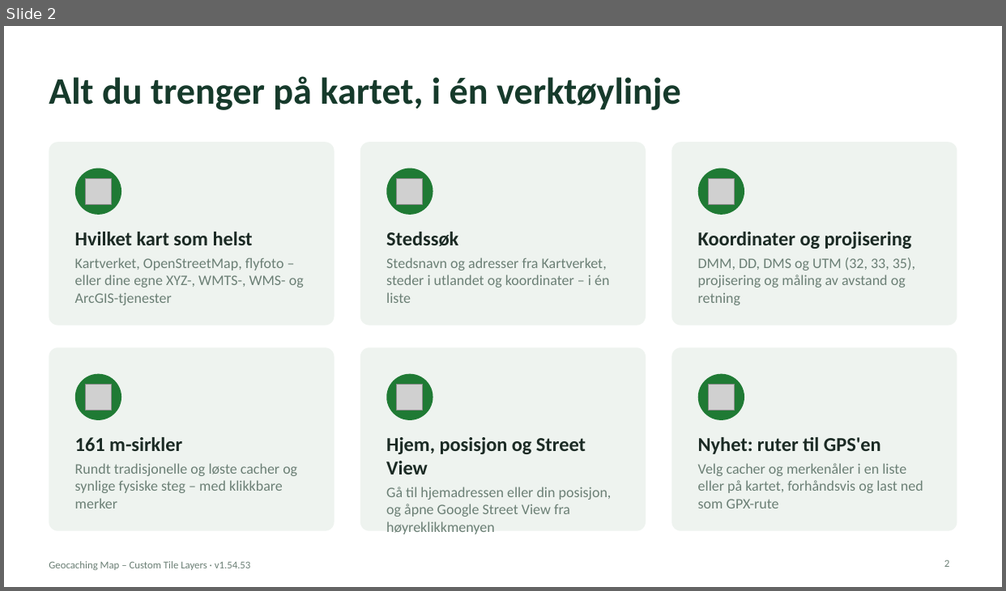
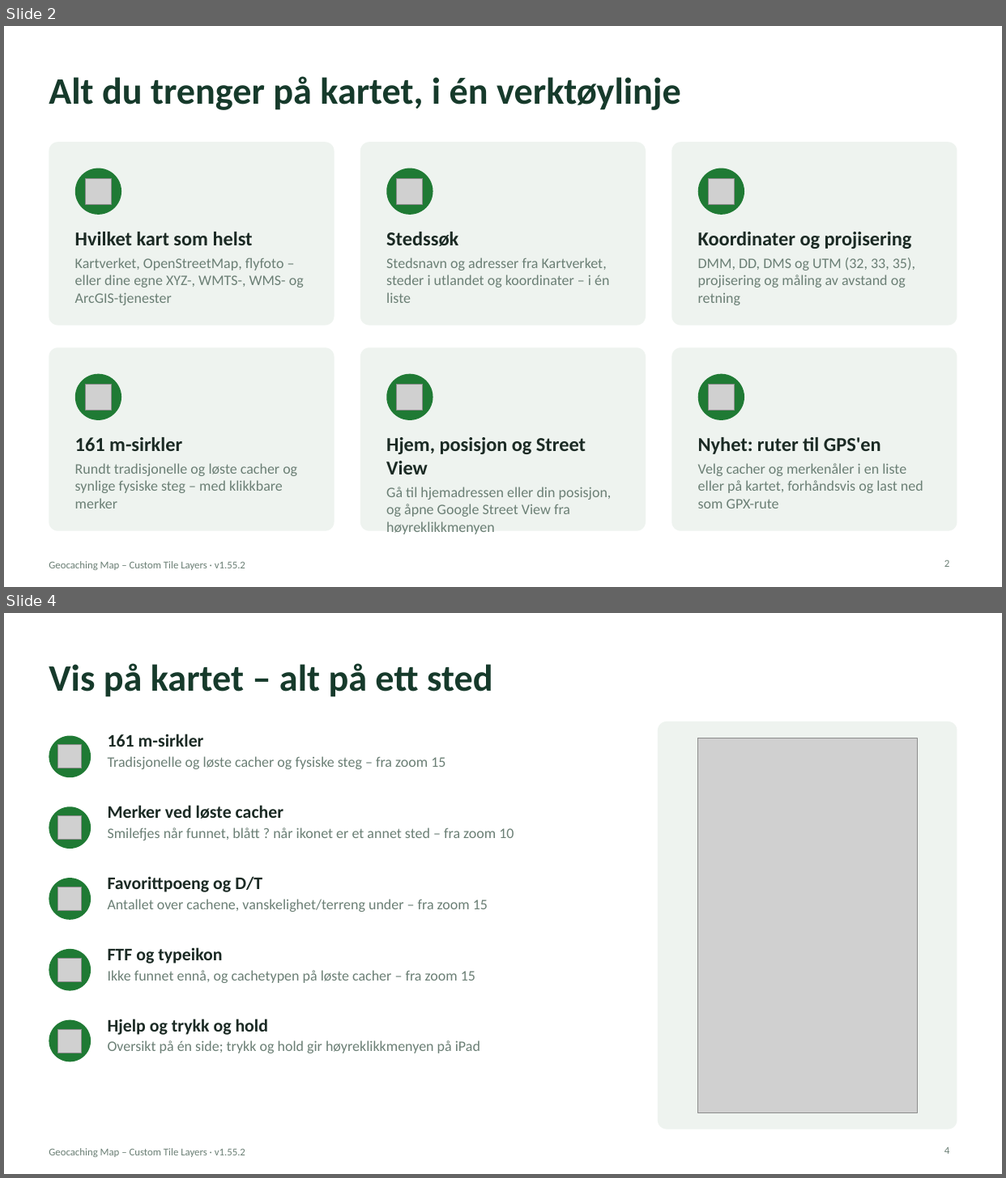
Before and after one commit to knutos/custom-tiles, a slide deck: docs/Geocaching-Map-Custom-Tile-Layers-Presentasjon.pptx. Shown one above the other, each under a label of ours: slide 2 before the commit, slides 2 and 4 after it; the slides between them are not shown. The pictures are 1006x591 and 1006x1178 pixels, drawn with LibreOffice and Linux fonts; fonts in the diff are those of the drawing; grey boxes stand for pictures. Boxes give left, top, right and bottom in pixels: in the first picture for what was removed or moved away, otherwise in the second. Text is boxed around its words. In the diff, an @@ line names an element or a change of style, - is before the commit and + after.

Commit message:
1.55.2 – A tidier interface: the toolbar in groups; Show on map – one draggable panel for 161 m circles, marks, favourite points, D/T, FTF and type icons, with the zoom each shows from; Settings in sections; Help; press and hold on touch screens opens the right-click menu; measuring snaps to geocaches; guides and presentations updated

```diff
--- a/docs/Geocaching-Map-Custom-Tile-Layers-Presentasjon.pptx
+++ b/docs/Geocaching-Map-Custom-Tile-Layers-Presentasjon.pptx
@@ slide 4 added at box(4, 613, 1002, 1174), background #FFFFFF; not listed: 1 template element that a slide beside it also shows @@
@@ title added at box(49, 663, 492, 697), 36 pt, text #163A2B, bold @@
+Vis på kartet – alt på ett sted
@@ text added at box(108, 734, 445, 769), 14 pt, text #6B7F75 @@
+161 m-sirkler
+Tradisjonelle og løste cacher og fysiske steg – fra zoom 15
@@ rounded rectangle added at box(658, 722, 957, 1130), fill #EEF3EF @@
@@ ellipse added at box(49, 736, 91, 777), fill #1F7A34 @@
@@ picture added at box(58, 745, 81, 768) @@
@@ picture added at box(698, 738, 918, 1113) @@
@@ ellipse added at box(49, 807, 91, 849), fill #1F7A34 @@
@@ text added at box(108, 805, 513, 841), 14 pt, text #6B7F75 @@
+Merker ved løste cacher
+Smilefjes når funnet, blått ? når ikonet er et annet sted – fra zoom 10
@@ picture added at box(58, 815, 81, 839) @@
@@ ellipse added at box(49, 878, 91, 920), fill #1F7A34 @@
@@ text added at box(108, 876, 488, 912), 14 pt, text #6B7F75 @@
+Favorittpoeng og D/T
+Antallet over cachene, vanskelighet/terreng under – fra zoom 15
@@ picture added at box(58, 887, 81, 910) @@
@@ ellipse added at box(49, 949, 91, 991), fill #1F7A34 @@
@@ text added at box(108, 948, 475, 983), 14 pt, text #6B7F75 @@
+FTF og typeikon
+Ikke funnet ennå, og cachetypen på løste cacher – fra zoom 15
@@ picture added at box(58, 958, 81, 982) @@
@@ ellipse added at box(49, 1020, 91, 1063), fill #1F7A34 @@
@@ text added at box(108, 1019, 480, 1054), 14 pt, text #6B7F75 @@
+Hjelp og trykk og hold
+Oversikt på én side; trykk og hold gir høyreklikkmenyen på iPad
@@ picture added at box(58, 1029, 81, 1053) @@
@@ page number added at box(944, 1148, 949, 1154), 10 pt, text #6B7F75 @@
+4
@@ slide 2 changed as well @@
@@ text at box(49, 561, 245, 570): text changed @@
-Geocaching Map – Custom Tile Layers · v1.54.53
+Geocaching Map – Custom Tile Layers · v1.55.2
```
Also in this commit, not shown: 15 other slides changed, 9 other files.
